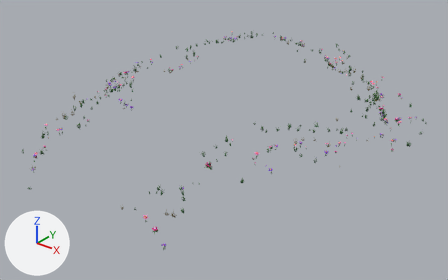
What one commit did to the glTF model public/models/flowers.glb.
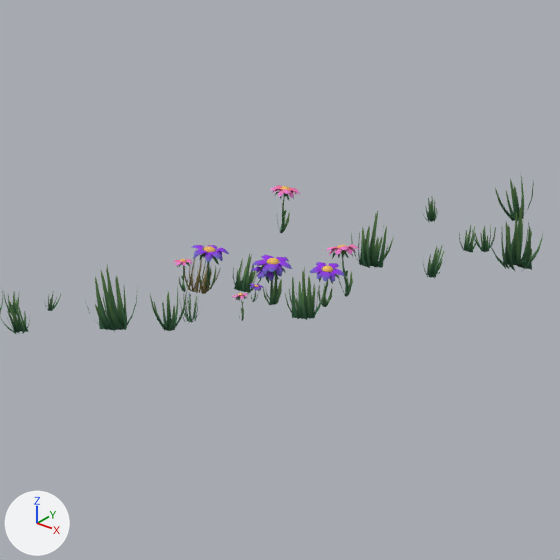
The first picture shows the older version from a 50 mm lens placed at (28.7, -40.2, 16.6), pointed at (-0.3, -4.0, -5.8). The close-ups show the older and then the newer version on the part from 46% to 57% of the width and 6% to 23% of the height of that picture. Only the edits that show in the close-ups are written down. Every picture has the same lights, and +X, +Y and +Z are marked at lower left.

Script lines for the objects in view, before the commit:
```python
ob_flower01___copy_004 = bpy.data.objects.new('Flower01 - copy.004', me_cone)
ob_flower01___copy_004.location = (-8.204, 6.975, -1.489)
ob_flower01___copy_004.rotation_euler = (-0.0413, -0.0815, -3.056)  # degrees (-2.4, -4.7, -175)
ob_flower01___copy_004.scale = (0.929, 0.929, 0.929)
ob_flower01___copy_036 = bpy.data.objects.new('Flower01 - copy.036', me_cone)
ob_flower01___copy_036.location = (-8.784, 6.81, -1.451)
ob_flower01___copy_036.rotation_euler = (0.0023, -0.095, -2.492)  # degrees (0.1, -5.4, -143)
ob_flower01___copy_036.scale = (0.893, 0.893, 0.893)
ob_flower01___copy_050 = bpy.data.objects.new('Flower01 - copy.050', me_cone)
ob_flower01___copy_050.location = (-7.677, 7.048, -1.398)
ob_flower01___copy_050.rotation_euler = (0.244, 0.0414, 0.805)  # degrees (14, 2.4, 46)
ob_flower01___copy_050.scale = (0.793, 0.793, 0.793)
ob_flower02___copy_026 = bpy.data.objects.new('Flower02 - copy.026', me_cone_010)
ob_flower02___copy_026.location = (-8.899, 6.699, -1.432)
ob_flower02___copy_026.rotation_euler = (-0.126, -0.104, 0.472)  # degrees (-7.2, -6, 27)
ob_flower02___copy_026.scale = (0.492, 0.492, 0.492)
ob_flower02___copy_034 = bpy.data.objects.new('Flower02 - copy.034', me_cone_010)
ob_flower02___copy_034.location = (-7.598, 7.209, -1.352)
ob_flower02___copy_034.rotation_euler = (0.259, 0.161, -2.852)  # degrees (15, 9.2, -163)
ob_flower02___copy_034.scale = (0.775, 0.775, 0.775)
ob_grass03___copy_007 = bpy.data.objects.new('Grass03 - copy.007', me_plane_009)
ob_grass03___copy_007.location = (-8.211, 4.908, -1.198)
ob_grass03___copy_007.rotation_euler = (-0.128, 0.104, -2.816)  # degrees (-7.3, 6, -161)
ob_grass03___copy_007.scale = (0.965, 0.965, 0.965)
# also in view: 'Grass03 - copy.055' at (-7.6, 6.7, -1.2); 'Grass03 - copy.012' at (-6.0, 7.4, -0.6); 'Grass03 - copy.036' at (-7.7, 7.8, -1.0)
```
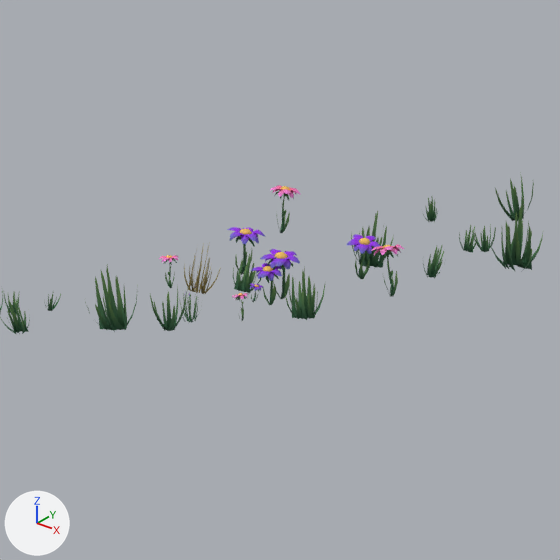
Where the change shows, as pixel boxes (x1, y1, x2, y2) in the close-ups (560 x 560 px):
'Flower01 - copy.050', moved: before (310, 262, 345, 307); after (347, 234, 381, 279)
'Flower01 - copy.036', moved: before (191, 245, 229, 291); after (227, 227, 265, 275)
'Flower01 - copy.004', moved: before (252, 255, 292, 305); after (260, 249, 300, 299)
'Flower02 - copy.034', moved: before (326, 244, 359, 296); after (371, 244, 404, 297)
'Flower02 - copy.026', moved: before (173, 259, 192, 292); after (159, 255, 178, 288)

The change, as a diff of the scene's bpy script:
```diff
--- a/public/models/flowers.glb.py
+++ b/public/models/flowers.glb.py
@@ ob_flower01___copy_004 @@
 ob_flower01___copy_004 = bpy.data.objects.new('Flower01 - copy.004', me_cone)
-ob_flower01___copy_004.location = (-8.204, 6.975, -1.489)
+ob_flower01___copy_004.location = (-8.207, 7.088, -1.466)
 ob_flower01___copy_004.rotation_euler = (-0.0413, -0.0815, -3.056)  # degrees (-2.4, -4.7, -175)
@@ ob_flower01___copy_036 @@
 ob_flower01___copy_036 = bpy.data.objects.new('Flower01 - copy.036', me_cone)
-ob_flower01___copy_036.location = (-8.784, 6.81, -1.451)
+ob_flower01___copy_036.location = (-8.781, 7.3, -1.409)
 ob_flower01___copy_036.rotation_euler = (0.0023, -0.095, -2.492)  # degrees (0.1, -5.4, -143)
@@ ob_flower01___copy_050 @@
 ob_flower01___copy_050 = bpy.data.objects.new('Flower01 - copy.050', me_cone)
-ob_flower01___copy_050.location = (-7.677, 7.048, -1.398)
+ob_flower01___copy_050.location = (-7.694, 7.578, -1.285)
 ob_flower01___copy_050.rotation_euler = (0.244, 0.0414, 0.805)  # degrees (14, 2.4, 46)
@@ ob_flower02___copy_026 @@
 ob_flower02___copy_026 = bpy.data.objects.new('Flower02 - copy.026', me_cone_010)
-ob_flower02___copy_026.location = (-8.899, 6.699, -1.432)
+ob_flower02___copy_026.location = (-9.047, 6.7, -1.426)
 ob_flower02___copy_026.rotation_euler = (-0.126, -0.104, 0.472)  # degrees (-7.2, -6, 27)
@@ ob_flower02___copy_034 @@
 ob_flower02___copy_034 = bpy.data.objects.new('Flower02 - copy.034', me_cone_010)
-ob_flower02___copy_034.location = (-7.598, 7.209, -1.352)
+ob_flower02___copy_034.location = (-7.113, 7.195, -1.259)
 ob_flower02___copy_034.rotation_euler = (0.259, 0.161, -2.852)  # degrees (15, 9.2, -163)
```
